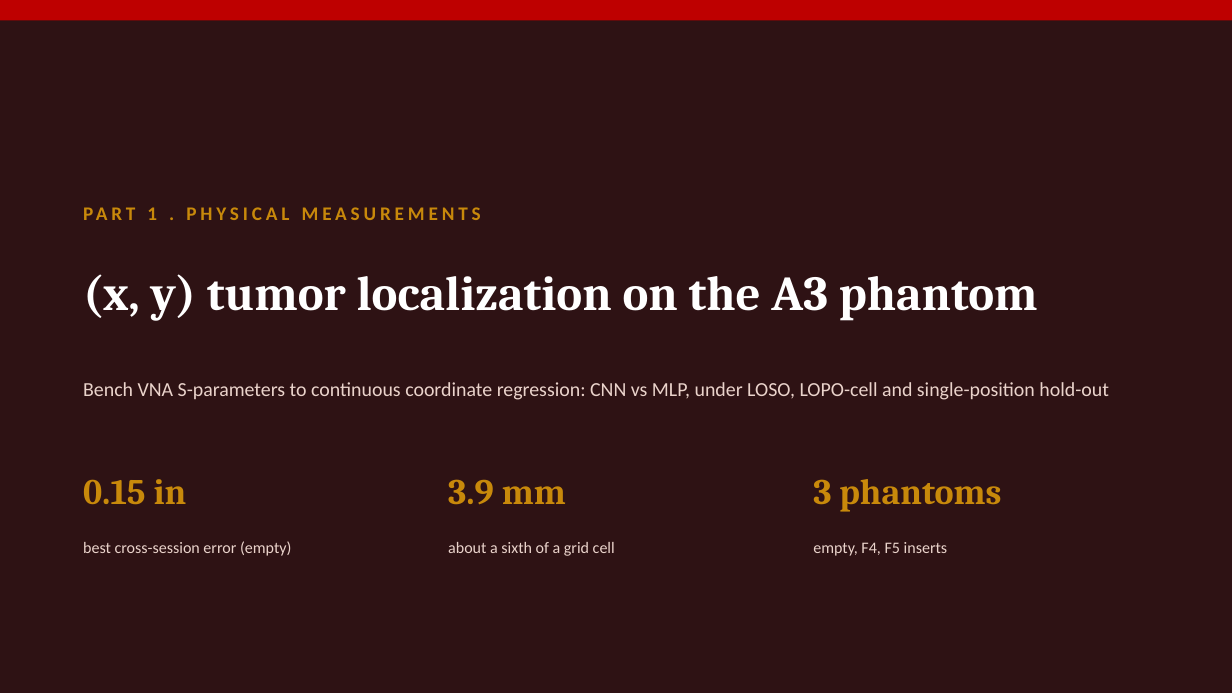
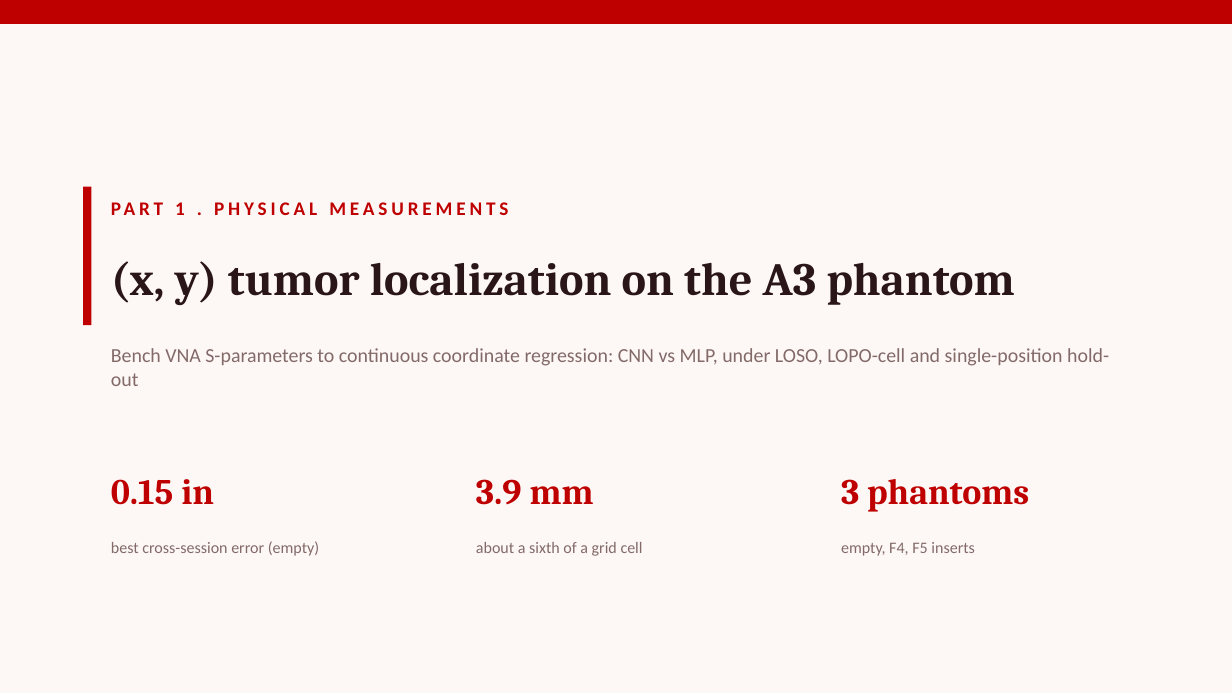
Before and after one commit to pmart1534/microwave-phantom-localization-cnn-mlp, a slide deck: slide 1 of regression_deck/Deck1_Measured_Regression.pptx. Drawn at 1232x693 pixels with LibreOffice and Linux fonts; fonts in the diff are those of the drawing. Boxes give left, top, right and bottom in pixels: in the first picture for what was removed or moved away, otherwise in the second. Text is boxed around its words. In the diff, an @@ line names an element or a change of style, - is before the commit and + after.

```diff
--- a/regression_deck/Deck1_Measured_Regression.pptx
+++ b/regression_deck/Deck1_Measured_Regression.pptx
@@ background #2E1214 to #FDF8F6 @@
@@ rectangle: place and size @@
-rectangle at (0, 0, 1232, 20)
+rectangle at (0, 0, 1232, 24)
@@ rectangle added at (83, 187, 91, 325), fill #BE0000 @@
@@ text "PART 1 . PHYSICAL MEASUREMENTS": place and size @@
-text "PART 1 . PHYSICAL MEASUREMENTS" at (147, 207, 157, 220)
+text "PART 1 . PHYSICAL MEASUREMENTS" at (175, 202, 185, 215)
@@ text "(x, y) tumor localization on ...": place and size @@
-text "(x, y) tumor localization on ..." at (83, 274, 1038, 320)
+text "(x, y) tumor localization on ..." at (111, 261, 1015, 305)
@@ text "(x, y) tumor localization on ..." at (111, 261, 1015, 305): size 38 to 36 pt, text colour #FFFFFF to #2A1618 @@
@@ text colour #EAD3CB to #836A68 in 4 elements at (111, 541, 319, 556), (476, 542, 643, 556), (841, 542, 975, 556), (111, 348, 1109, 386) @@
@@ text "Bench VNA S-parameters to continuous ...": place and size @@
-text "Bench VNA S-parameters to continuous ..." at (83, 382, 1109, 400)
+text "Bench VNA S-parameters to continuous ..." at (111, 348, 1109, 386)
@@ text colour #C8890B to #BE0000 in 4 elements at (175, 202, 185, 215), (111, 479, 214, 505), (476, 479, 594, 505), (841, 479, 1029, 512) @@
@@ 3 texts: place and size @@
-3 texts at (83, 479, 1001, 512)
+3 texts at (111, 479, 1029, 512)
@@ text "best cross-session error (empty)": place and size @@
-text "best cross-session error (empty)" at (83, 541, 291, 556)
+text "best cross-session error (empty)" at (111, 541, 319, 556)
@@ text "about a sixth of a ...": place and size @@
-text "about a sixth of a ..." at (448, 542, 615, 556)
+text "about a sixth of a ..." at (476, 542, 643, 556)
@@ text "empty, F4, F5 inserts": place and size @@
-text "empty, F4, F5 inserts" at (813, 542, 948, 556)
+text "empty, F4, F5 inserts" at (841, 542, 975, 556)
```
Also in this commit, not shown: 6 other slides changed, 1 slide added, 14 other files.
